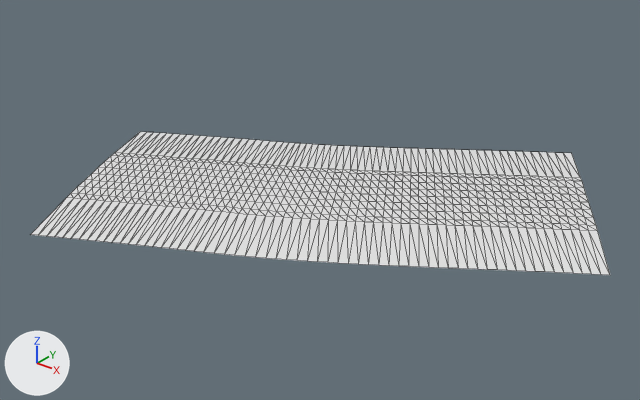
One commit to the glTF model public/assets/gen4/models/track-21.glb: the scene before it, then after it.
Before and after are seen from a camera (50 mm lens) standing at (417.9, -546.1, 53.1) and looking at (356.5, -469.3, 5.5). The axes (+X, +Y, +Z) are drawn at lower left. The lights are the same throughout. The first picture is the older version. Mesh edges are drawn as thin lines. Vertices at exactly the same position are counted once.

Names of what the first picture shows: 'track-21'.
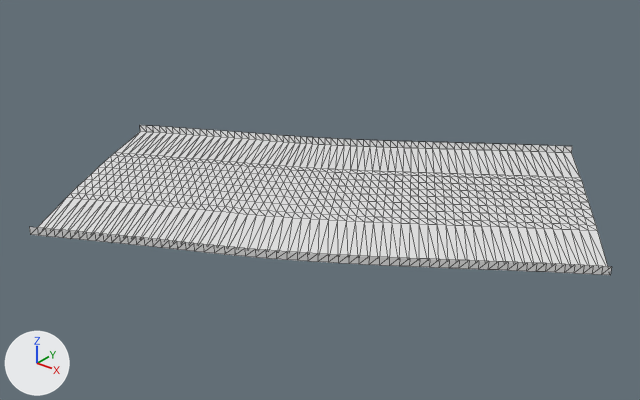
Diff of the bpy script that builds the scene:
```diff
--- a/public/assets/gen4/models/track-21.glb.py
+++ b/public/assets/gen4/models/track-21.glb.py
@@ me_track_21 @@
 # used by ob_track_21; location = (0.0, 0.0, 0.0)
-me_track_21.from_pydata(...)  # 693 vertices, 1240 faces; spans x 322.5..392.0, y -497.4..-438.4, z 5.9..7.0
+me_track_21.from_pydata(...)  # 819 vertices, 1488 faces; spans x 322.5..392.0, y -497.4..-438.4, z 5.9..7.5
+# me_track_21 part 1
+# 126 new vertices lie (0.0, 0.0, 1.0) away from vertices in x 322.5..392.0, y -497.4..-438.4, z 5.9..6.5
+# 248 new faces join them
```

Boxes (x1, y1, x2, y2) around the edits, measured in the pictures (640 x 400 px):
'track-21', reshaped
    before: (30, 132, 610, 275)
    after: (29, 125, 612, 275)
part 1 of me_track_21, added
    after: (29, 125, 612, 275)
